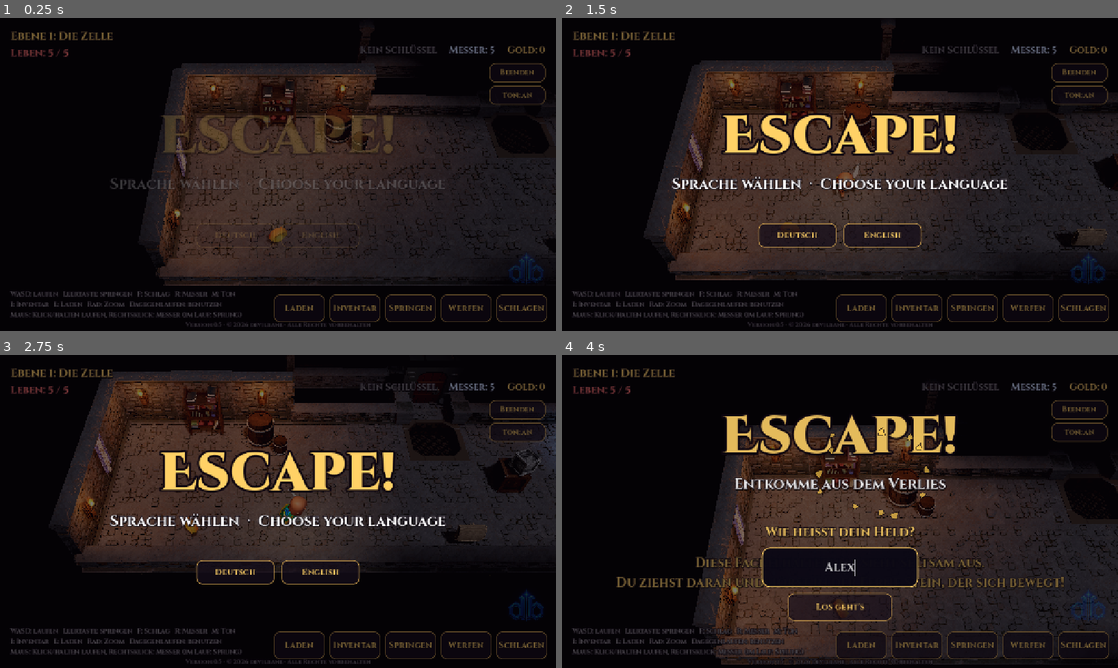
Above: before the commit, frames 1-4 (two rows, left to right).
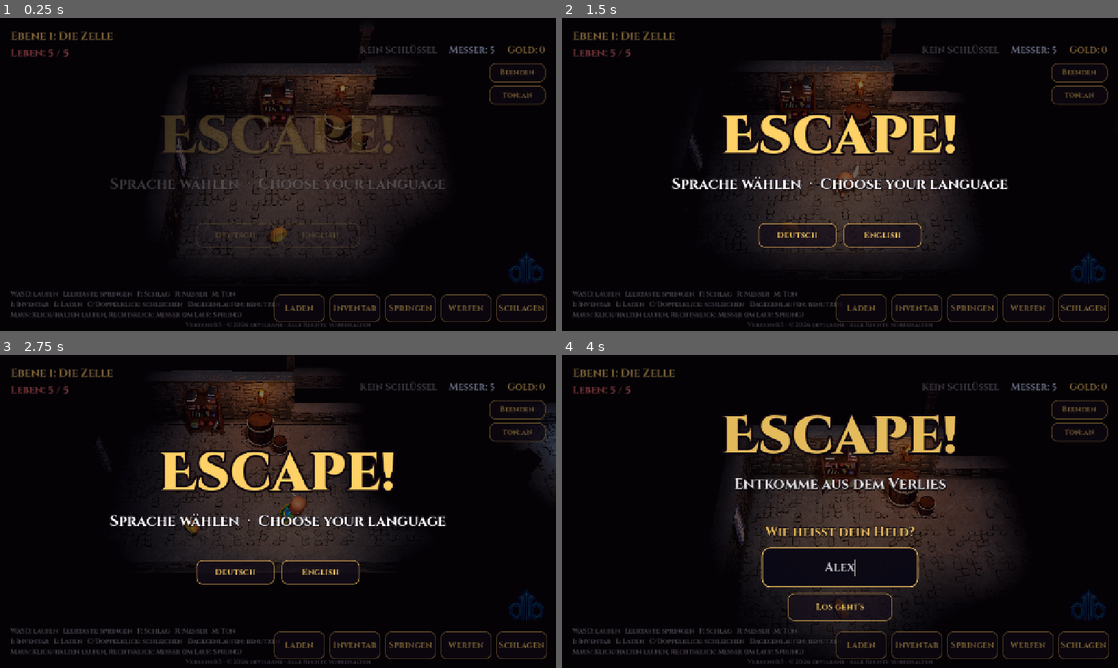
Above: after the commit, the same moments.

Repository: Devilbane/Escape
Game: Godot game, scene res://scenes/main.tscn
Two runs of this game, one before a commit and one after it. Both use one fixed random seed, a clock stepped at 60 frames per second and the inputs below.
Inputs (mouse positions are in pixels of both pictures, inside the frame that each line leads up to):
- Up to frame 1 (0.25 s): no input
- Up to frame 2 (1.5 s): tap Enter at 0.5 s; move the mouse to (962, 158) at 0.52 s; hold Right (ui_right) 0.53-1.28 s; tap C at 0.6, 1.35 s; click (962, 158) at 0.67 s; tap Space at 0.77 s; move the mouse to (728, 190) at 1.27 s; hold Down (ui_down) from 1.28 s (still down); click (728, 190) at 1.42 s
- Up to frame 3 (2.75 s): tap Space at 1.52 s; move the mouse to (333, 442) at 2.02 s; release Down (ui_down) at 2.03 s; hold Right (ui_right) from 2.03 s (still down); tap N at 2.1 s; click (333, 442) at 2.17 s; tap C at 2.3 s
- Up to frame 4 (4 s): move the mouse to (812, 574) at 2.77 s; release Right (ui_right) at 2.78 s; hold Up (ui_up) 2.78-3.5 s; tap 1 at 2.85 s; click (812, 574) at 2.92 s; tap Space at 3.02 s; tap C at 3.05 s; click (840, 567) at 3.52 s; type "Alex" at 3.6 s

The runs differ from the first frame. In frame 1, 16% of the frame differs, in the area x 16-100%, y 14-93%; in frame 2, 22%, in the area x 14-100%, y 13-93%; in frame 3, 19%; in frame 4, 19%.

Commit message:
Stealth: sneaking, sight cone and hearing, darkness, torches to light
- C or double click sneaks: 60% slower, silent, see-through, lantern hooded
- Skeletons see in a 120 degree cone, only by light; hear all around
  unless the hero sneaks or stands still; give up after 5 s and go home
- Torches start lit or cold; running into one lights or puts it out
- Dark tiles stay hidden except in the lantern's glow; skeletons there
  can be heard ("tapp")
- Skeletons pushed into furniture step back out
- Quit button works on the title and the naming screen
- Test bot: steps straight at targets the path finder cannot reach

Co-Authored-By: Claude Opus 5.5 <noreply@anthropic.com>
Claude-Session: https://claude.ai/code/session_01QGyVRgLkXQ7bY3FzbpWzyK

Diff:
--- a/scripts/enemy.gd
+++ b/scripts/enemy.gd
@@ -8,6 +8,15 @@
 signal died
 
 const SIGHT := 26.0
+## Noticing the hero. Eyes look ahead in a 120 degree cone and need light on
+## the hero (a burning torch nearby, or the lantern when not sneaking). Ears
+## hear all around, but not a hero who sneaks or stands still. Right up
+## close, a skeleton always notices.
+const SIGHT_CONE := deg_to_rad(60.0)
+const HEARING := 10.0
+const TOUCH := 2.2
+## Seconds a hunting skeleton searches after losing the hero before it gives up.
+const GIVE_UP := 5.0
 const POISON_CHANCE := 0.25
 ## Model, weapon, life, speed, damage, reach, scale and pause between attacks.
 const KINDS := {
@@ -43,6 +52,15 @@
 var _repath := 0.0
 var _knockback := Vector3.ZERO
 var _home := Vector3.ZERO
+## Where the hero was last noticed, and how long ago.
+var _last_known := Vector3.ZERO
+var _lost := 0.0
+## A guard at rest looks around now and then.
+var _look_angle := 0.0
+var _look_timer := 0.0
+var _step_timer := 0.0
+## How far the hero hears a skeleton walking in the dark.
+const HEARD_FROM := 16.0
 
 
 func _ready() -> void:
@@ -107,6 +125,9 @@
 	_play("Idle")
 	_home = global_position
 	_cooldown = randf_range(0.5, 1.5)
+	_look_angle = randf() * TAU
+	_model.rotation.y = _look_angle
+	_look_timer = randf_range(2.0, 5.0)
 
 
 ## How much wider than a normal skeleton this one is, so blades reach it.
@@ -181,7 +202,7 @@
 	if dead:
 		return
 	hp -= damage
-	_awake = true
+	_wake(from)
 	var away := global_position - from
 	away.y = 0.0
 	_knockback = away.normalized() * 9.0 / (_stats.size * _stats.size)
@@ -219,13 +240,23 @@
 	to_player.y = 0.0
 	var dist := to_player.length()
 	var sees := dist < SIGHT and level.has_line_of_sight(global_position, player.global_position)
-	if sees and not player.dead:
-		_awake = true
 	visible = level.fog.is_cell_visible(level.world_to_cell(global_position))
-
-	var move := Vector3.ZERO
-	if _awake and not player.dead and _busy <= 0.0:
-		if ranged and sees and dist < _stats.reach:
+	if not player.dead and _notices(player, to_player, dist, sees):
+		if not _awake:
+			Effects.float_text(level, global_position + Vector3(0, 3.4 * _stats.size, 0), "!", Color(1.0, 0.3, 0.2))
+		_wake(player.global_position)
+	elif _awake:
+		_lost += delta
+		if _lost > GIVE_UP or player.dead:
+			_awake = false
+			_path.clear()
+			_repath = 0.0
+
+	var move := _step_out() if _busy <= 0.0 else Vector3.ZERO
+	if move != Vector3.ZERO:
+		pass # Out of the furniture first.
+	elif _awake and not player.dead and _busy <= 0.0:
+		if ranged and sees and _lost <= 0.0 and dist < _stats.reach:
 			_face(to_player)
 			if _cooldown <= 0.0:
 				_shoot(player)
@@ -237,9 +268,9 @@
 			if _repath <= 0.0 or _path.is_empty():
 				_repath = 0.5
 				_path.clear()
-				for c in level.astar.get_id_path(level.world_to_cell(global_position), level.world_to_cell(player.global_position), true).slice(1):
+				for c in level.astar.get_id_path(level.world_to_cell(global_position), level.world_to_cell(_last_known), true).slice(1):
 					_path.append(level.cell_to_world(c))
-				if sees and _path.size() <= 1:
+				if _lost <= 0.0 and sees and _path.size() <= 1:
 					_path.clear()
 					_path.append(player.global_position)
 			if not _path.is_empty():
@@ -249,6 +280,10 @@
 					_path.remove_at(0)
 				else:
 					move = to.normalized()
+			elif _lost > 0.0:
+				_look_around(delta)
+	elif not _awake and not dead:
+		move = _rest(delta)
 	velocity = move * float(_stats.speed) + _knockback
 	velocity.y = -9.0
 	_knockback = _knockback.move_toward(Vector3.ZERO, delta * 40.0)
@@ -258,9 +293,85 @@
 	if _busy > 0.0:
 		return
 	_play("Running_A" if move != Vector3.ZERO else "Idle")
+	_footfalls(delta, move != Vector3.ZERO, dist)
 	# Feet keep pace with the ground; bigger skeletons take longer strides.
 	var ground_speed := Vector2(get_real_velocity().x, get_real_velocity().z).length()
 	_anim.speed_scale = clampf(ground_speed / (Player.RUN_ANIM_SPEED * float(_stats.size)), 0.5, 2.5) if _current_anim == "Running_A" else 1.0
+
+
+## A skeleton hidden in the dark can still be heard: footsteps and a faint
+## mark where they sound.
+func _footfalls(delta: float, moving: bool, dist: float) -> void:
+	_step_timer -= delta
+	if visible or not moving or dist > HEARD_FROM or _step_timer > 0.0:
+		return
+	_step_timer = 0.8
+	Sfx.play(level, "step_%d" % (randi() % 3), -10.0, global_position)
+	Effects.float_text(level, global_position + Vector3(0, 1.0, 0), Lang.t("tapp"), Color(0.7, 0.7, 0.75, 0.6))
+
+
+## Pushed into a tile with a pillar or furniture, where neither paths nor
+## the hero's blade reach well: walk out to the nearest free tile.
+func _step_out() -> Vector3:
+	var cell := level.world_to_cell(global_position)
+	if not level.astar.is_in_boundsv(cell) or not level.astar.is_point_solid(cell):
+		return Vector3.ZERO
+	for d in Level.DIRS:
+		if level.astar.is_in_boundsv(cell + d) and not level.astar.is_point_solid(cell + d):
+			var to := level.cell_to_world(cell + d) - global_position
+			to.y = 0.0
+			return to.normalized()
+	return Vector3.ZERO
+
+
+## Whether the skeleton sees or hears the hero right now.
+func _notices(player: Player, to_player: Vector3, dist: float, sees: bool) -> bool:
+	if dist < TOUCH:
+		return true
+	if dist < HEARING and player.is_noisy():
+		return true
+	if not sees or not player.is_lit():
+		return false
+	var ahead := Vector3(sin(_model.rotation.y), 0, cos(_model.rotation.y))
+	# Once hunting, a skeleton keeps its eyes on the hero all around.
+	return _awake or ahead.angle_to(to_player) <= SIGHT_CONE
+
+
+## Starts or keeps up the hunt, heading for where the hero was noticed.
+func _wake(at: Vector3) -> void:
+	_awake = true
+	_lost = 0.0
+	_last_known = at
+
+
+## Off the hunt: walk back to the post, then stand guard and look around.
+func _rest(delta: float) -> Vector3:
+	var to_home := _home - global_position
+	to_home.y = 0.0
+	if to_home.length() < 1.0:
+		_path.clear()
+		_look_around(delta)
+		return Vector3.ZERO
+	if _repath <= 0.0 or _path.is_empty():
+		_repath = 1.0
+		_path.clear()
+		for c in level.astar.get_id_path(level.world_to_cell(global_position), level.world_to_cell(_home), true).slice(1):
+			_path.append(level.cell_to_world(c))
+		_path.append(_home)
+	var to := _path[0] - global_position
+	to.y = 0.0
+	if to.length() < 0.4:
+		_path.remove_at(0)
+		return Vector3.ZERO
+	return to.normalized() * 0.6
+
+
+func _look_around(delta: float) -> void:
+	_look_timer -= delta
+	if _look_timer <= 0.0:
+		_look_timer = randf_range(2.5, 5.0)
+		_look_angle = _model.rotation.y + randf_range(-PI * 0.75, PI * 0.75)
+	_model.rotation.y = lerp_angle(_model.rotation.y, _look_angle, 1.0 - exp(-3.0 * delta))
 
 
 func _face(dir: Vector3, delta := -1.0) -> void:
--- a/scripts/fog.gd
+++ b/scripts/fog.gd
@@ -5,6 +5,9 @@
 
 const SIGHT_RADIUS := 8
 const FADE_SPEED := 6.0
+## How far the hero's own lantern lights up the dark, hooded or not.
+const LANTERN_REACH := 7.0
+const HOODED_REACH := 4.0
 
 var level: Level
 var _visible_target := PackedFloat32Array()
@@ -55,7 +58,12 @@
 			var c := Vector2i(x, y)
 			if (c - center).length() > SIGHT_RADIUS + 0.5:
 				continue
-			if level.has_line_of_sight(origin, level.cell_to_world(c)):
+			# Without a torch nearby a tile is dark: only the lantern shows it.
+			var spot := level.cell_to_world(c)
+			var reach := HOODED_REACH if level.player.sneaking else LANTERN_REACH
+			if Vector2(spot.x - origin.x, spot.z - origin.z).length() > reach and not level.is_lit(spot):
+				continue
+			if level.has_line_of_sight(origin, spot):
 				var i := y * level.width + x
 				_visible_target[i] = 1.0
 				_explored[i] = 1.0
--- a/scripts/game.gd
+++ b/scripts/game.gd
@@ -223,7 +223,7 @@
 	_coin_label = _make_label(TEXT_FONT, 22, GOLD)
 	row.add_child(_coin_label)
 
-	var quit := _make_button(Lang.t("Beenden"), func(): if state == State.PLAYING and player.can_act() and not menus.is_open(): menus.open("beenden"))
+	var quit := _make_button(Lang.t("Beenden"), _on_quit_pressed)
 	quit.custom_minimum_size = Vector2(130, 44)
 	quit.add_theme_font_size_override("font_size", 17)
 	quit.set_anchors_preset(Control.PRESET_TOP_RIGHT)
@@ -258,7 +258,7 @@
 	_hud.add_child(_message)
 
 	var help := _make_label(TEXT_FONT, 15, Color(1, 1, 1, 0.55))
-	help.text = Lang.t("WASD: laufen   Leertaste: springen   F: Schlag   R: Messer   M: Ton\nI: Inventar   L: Laden   Rad: Zoom   Dagegenlaufen: benutzen\nMaus: Klick/halten laufen, Rechtsklick: Messer (im Lauf: Sprung)")
+	help.text = Lang.t("WASD: laufen   Leertaste: springen   F: Schlag   R: Messer   M: Ton\nI: Inventar   L: Laden   C/Doppelklick: schleichen   Dagegenlaufen: benutzen\nMaus: Klick/halten laufen, Rechtsklick: Messer (im Lauf: Sprung)")
 	help.set_anchors_preset(Control.PRESET_BOTTOM_LEFT)
 	help.grow_vertical = Control.GROW_DIRECTION_BEGIN
 	help.offset_left = 24
@@ -682,6 +682,20 @@
 		_sound_button.text = Lang.t("Ton: aus") if Sfx.muted else Lang.t("Ton: an")
 
 
+## In the game the quit button asks first. On the title and while naming the
+## hero it leaves at once: the desktop version closes, the browser goes back
+## to the title.
+func _on_quit_pressed() -> void:
+	if state == State.PLAYING:
+		if player.can_act() and not menus.is_open():
+			menus.open("beenden")
+	elif state == State.TITLE:
+		if not OS.has_feature("web"):
+			get_tree().quit()
+		elif _name_box.visible:
+			get_tree().reload_current_scene()
+
+
 ## Leaves the game for the title screen. A browser tab cannot close itself,
 ## so only the desktop version quits outright.
 func quit_game() -> void:
@@ -853,9 +867,23 @@
 		_update_hud()
 
 
-## Running into an object searches it.
+## Double click or C: sneak (slow, silent, hard to see) or walk normally.
+func _toggle_sneak() -> void:
+	if player.dead or not player.controllable:
+		return
+	player.set_sneaking(not player.sneaking)
+	show_message(Lang.t("Du schleichst. Im Dunkeln sieht dich keiner.") if player.sneaking else Lang.t("Du gehst wieder normal."), 1.6)
+
+
+## Running into an object searches it, running into a torch lights it or
+## puts it out.
 func _on_player_bumped(point: Vector3) -> void:
 	if state != State.PLAYING or not player.can_act():
+		return
+	var torch := level.torch_touched(point)
+	if not torch.is_empty():
+		level.set_torch(torch, not torch.on)
+		Sfx.play(self, "swing", -6.0)
 		return
 	var station := level.station_at(point)
 	if not station.is_empty():
@@ -1135,6 +1163,8 @@
 							menus.open("laden")
 					KEY_M:
 						_toggle_sound()
+					KEY_C:
+						_toggle_sneak()
 					KEY_ESCAPE:
 						if player.can_act():
 							menus.open("beenden")
@@ -1149,7 +1179,10 @@
 					else:
 						player.throw_knife(point)
 				elif event.button_index == MOUSE_BUTTON_LEFT:
-					_click(point)
+					if event.double_click:
+						_toggle_sneak()
+					else:
+						_click(point)
 
 
 func _mouse_to_floor(screen_pos: Vector2):
--- a/scripts/lang.gd
+++ b/scripts/lang.gd
@@ -46,8 +46,11 @@
 	"Entkommen": "Escaped",
 	"Alle Rechte vorbehalten": "All rights reserved",
 	# HUD and help
-	"WASD: laufen   Leertaste: springen   F: Schlag   R: Messer   M: Ton\nI: Inventar   L: Laden   Rad: Zoom   Dagegenlaufen: benutzen\nMaus: Klick/halten laufen, Rechtsklick: Messer (im Lauf: Sprung)":
-		"WASD: walk   Space: jump   F: strike   R: knife   M: sound\nI: inventory   L: load   Wheel: zoom   Run into things: use\nMouse: click/hold to walk, right click: knife (running: jump)",
+	"WASD: laufen   Leertaste: springen   F: Schlag   R: Messer   M: Ton\nI: Inventar   L: Laden   C/Doppelklick: schleichen   Dagegenlaufen: benutzen\nMaus: Klick/halten laufen, Rechtsklick: Messer (im Lauf: Sprung)":
+		"WASD: walk   Space: jump   F: strike   R: knife   M: sound\nI: inventory   L: load   C/double click: sneak   Run into things: use\nMouse: click/hold to walk, right click: knife (running: jump)",
+	"Du schleichst. Im Dunkeln sieht dich keiner.": "You sneak. In the dark nobody sees you.",
+	"Du gehst wieder normal.": "You walk normally again.",
+	"tapp": "tap",
 	"Inventar": "Inventory",
 	"Springen": "Jump",
 	"Werfen": "Throw",
--- a/scripts/level.gd
+++ b/scripts/level.gd
@@ -107,6 +107,14 @@
 var _scenes := {}
 var _time := 0.0
 var _torches: Array = []
+## Lights that always burn: the stairs, shrines and fountains.
+var _light_spots: Array[Vector3] = []
+## Chance that a wall torch burns when the level starts.
+const TORCH_LIT_CHANCE := 0.5
+## How far a light reaches far enough to see someone by.
+const LIGHT_REACH := 8.0
+## How close to a torch's wall the hero must run to reach it.
+const TORCH_TOUCH := 1.6
 var _spikes: Array = []
 var _pickups: Array = []
 var interactables: Array = []
@@ -600,8 +608,47 @@
 	light.omni_attenuation = 1.3
 	light.position = Vector3(0, 1.0, 1.0)
 	holder.add_child(light)
-	_torches.append({"light": light, "seed": _rng.randf() * 100.0})
+	# Some torches burn, some are cold: a new mix every run.
+	var torch := {"light": light, "flame": flame, "holder": holder, "wall_pos": wall_pos, "seed": _rng.randf() * 100.0, "on": true, "touched": -10.0}
+	_torches.append(torch)
+	set_torch(torch, randf() < TORCH_LIT_CHANCE)
 	return holder
+
+
+## Lights or puts out a torch.
+func set_torch(torch: Dictionary, on: bool) -> void:
+	torch.on = on
+	torch.light.visible = on
+	torch.flame.visible = on
+	torch.flame.emitting = on
+
+
+## The torch on the wall the hero runs into, only when the run against the
+## wall starts (not while pressing on). Empty otherwise.
+func torch_touched(point: Vector3) -> Dictionary:
+	for t in _torches:
+		if not is_instance_valid(t.holder):
+			continue
+		if Vector2(point.x - t.wall_pos.x, point.z - t.wall_pos.z).length() < TORCH_TOUCH:
+			var fresh: bool = _time - t.touched > 0.4
+			t.touched = _time
+			return t if fresh else {}
+	return {}
+
+
+## Whether a burning torch, the stairs, a shrine or the fountain lights a spot.
+func is_lit(pos: Vector3) -> bool:
+	for t in _torches:
+		if t.on and is_instance_valid(t.light) and _flat_distance(pos, t.light.global_position) < LIGHT_REACH:
+			return true
+	for spot in _light_spots:
+		if _flat_distance(pos, spot) < LIGHT_REACH:
+			return true
+	return false
+
+
+func _flat_distance(a: Vector3, b: Vector3) -> float:
+	return Vector2(a.x - b.x, a.z - b.z).length()
 
 
 func _build_key(pos: Vector3) -> void:
@@ -693,6 +740,7 @@
 	motes.position = pos + Vector3(0, 2.0, 0)
 	add_child(motes)
 	_add_solid(pos, Vector3(2.2, 2, 2.2))
+	_light_spots.append(pos)
 	stations.append({"kind": "schrein", "cell": c, "pos": pos, "used": false, "orb": orb, "light": light, "motes": motes})
 
 
@@ -750,6 +798,7 @@
 	glow.position = pos + Vector3(0, 2.0, 0)
 	add_child(glow)
 	_add_solid(pos, Vector3(3.0, 2, 3.0))
+	_light_spots.append(pos)
 	stations.append({"kind": "brunnen", "cell": c, "pos": pos, "used": false})
 
 
@@ -974,6 +1023,7 @@
 	light.omni_range = 10.0
 	light.position = pos + Vector3(0, 6.0, -2.5)
 	add_child(light)
+	_light_spots.append(pos)
 	var motes := Effects.make_sparkles(Color(0.7, 0.85, 1.0))
 	motes.position = pos + Vector3(0, 2.5, -1.0)
 	add_child(motes)
@@ -1001,6 +1051,7 @@
 	_update_spikes(delta)
 	if player == null or finished:
 		return
+	player.in_shadow = not is_lit(player.global_position)
 	_check_pickups()
 	_check_doors()
 	_check_secrets()
--- a/scripts/player.gd
+++ b/scripts/player.gd
@@ -55,6 +55,15 @@
 ## Speed carried through the air by a running jump.
 var _air_momentum := Vector3.ZERO
 var path: Array[Vector3] = []
+## Sneaking: much slower, but silent, with the lantern hooded, and see-through
+## (more so in the dark). Skeletons cannot hear a sneaking hero.
+var sneaking := false
+## Set by the level each frame: no light falls on the hero but the lantern.
+var in_shadow := false
+const SNEAK_SPEED := 0.4
+const SNEAK_ANIM := "Walking_C"
+var _lantern: OmniLight3D
+var _shown_alpha := -1.0
 
 var _model: Node3D
 var _anim: AnimationPlayer
@@ -92,17 +101,66 @@
 	_add_cape_logo()
 	_add_trim()
 	_anim = _model.find_child("AnimationPlayer", true, false)
-	for a in ["Idle", "Running_A", "Walking_A", "Jump_Idle"]:
+	for a in ["Idle", "Running_A", "Walking_A", "Jump_Idle", SNEAK_ANIM]:
 		_anim.get_animation(a).loop_mode = Animation.LOOP_LINEAR
 	play("Idle")
 
 	# A warm lantern glow around the hero, so the way ahead is never pitch black.
-	var lantern := OmniLight3D.new()
-	lantern.light_color = Color(1.0, 0.75, 0.5)
-	lantern.light_energy = 1.1
-	lantern.omni_range = 8.5
-	lantern.position = Vector3(0, 3.2, 0.6)
-	add_child(lantern)
+	_lantern = OmniLight3D.new()
+	_lantern.light_color = Color(1.0, 0.75, 0.5)
+	_lantern.light_energy = 1.1
+	_lantern.omni_range = 8.5
+	_lantern.position = Vector3(0, 3.2, 0.6)
+	add_child(_lantern)
+
+
+## Switches between walking normally and sneaking.
+func set_sneaking(on: bool) -> void:
+	sneaking = on
+	# A hooded lantern: just enough to see the floor, too little to be seen by.
+	_lantern.light_energy = 0.45 if on else 1.1
+	_lantern.omni_range = 5.0 if on else 8.5
+
+
+## Whether skeletons could see the hero by some light, the lantern included.
+func is_lit() -> bool:
+	return not sneaking or not in_shadow
+
+
+## Whether the hero makes noise: moving without sneaking.
+func is_noisy() -> bool:
+	return not sneaking and (Vector2(velocity.x, velocity.z).length() > 0.5 or not is_on_floor())
+
+
+## Fades the hero while sneaking, and further in the shadows.
+func _update_sneak_look() -> void:
+	var alpha := 0.0
+	if sneaking:
+		alpha = 0.65 if in_shadow else 0.4
+	if is_equal_approx(alpha, _shown_alpha):
+		return
+	_shown_alpha = alpha
+	for mesh: MeshInstance3D in _model.find_children("*", "MeshInstance3D", true, false):
+		if mesh.material_override is ShaderMaterial:
+			# A tinted part: swap in the shader that can fade.
+			var tinted := mesh.material_override as ShaderMaterial
+			tinted.shader = TINT_FADE_SHADER if alpha > 0.0 else TINT_SHADER
+			tinted.set_shader_parameter("fade", alpha)
+			continue
+		if mesh.mesh == null:
+			continue
+		for i in mesh.mesh.get_surface_count():
+			var mat := mesh.get_surface_override_material(i) as StandardMaterial3D
+			if mat == null:
+				if alpha <= 0.0:
+					continue # Never faded: nothing to undo.
+				var base := mesh.mesh.surface_get_material(i) as StandardMaterial3D
+				if base == null:
+					continue
+				mat = base.duplicate()
+				mesh.set_surface_override_material(i, mat)
+			mat.transparency = BaseMaterial3D.TRANSPARENCY_ALPHA if alpha > 0.0 else BaseMaterial3D.TRANSPARENCY_DISABLED
+			mat.albedo_color.a = 1.0 - alpha
 
 
 ## A golden cord along the edge of the cape, and a white feather at the head.
@@ -221,7 +279,7 @@
 
 ## True while the hero is moving under its own steam.
 func is_running() -> bool:
-	return Vector2(velocity.x, velocity.z).length() > SPEED * 0.4
+	return not sneaking and Vector2(velocity.x, velocity.z).length() > SPEED * 0.4
 
 
 ## A jump from a run keeps its momentum and flies further the faster the
@@ -387,9 +445,11 @@
 	_show_tint("umhang", ["Rogue_Cape"])
 	_show_tint("ruestung", ["Rogue_Body"])
 	_show_tint("schuhe", ["Rogue_LegLeft", "Rogue_LegRight"])
+	_shown_alpha = -1.0 # New parts: fade them too if sneaking.
 
 
 const TINT_SHADER := preload("res://shaders/tint.gdshader")
+const TINT_FADE_SHADER := preload("res://shaders/tint_fade.gdshader")
 
 
 ## Colours the hero's cloak, body or legs after the worn cloak, armour or shoes.
@@ -607,20 +667,21 @@
 				to.y = 0.0
 				dir = to.normalized()
 	var vy := velocity.y - GRAVITY * delta
-	velocity = dir * speed + _knockback
+	var pace := speed * (SNEAK_SPEED if sneaking else 1.0)
+	velocity = dir * pace + _knockback
 	if _air_momentum != Vector3.ZERO:
 		if is_on_floor() and vy <= 0.0:
 			_air_momentum = Vector3.ZERO
 		else:
 			# In the air the run carries on; steering only nudges it.
-			velocity = _air_momentum + dir * speed * 0.25 + _knockback
+			velocity = _air_momentum + dir * pace * 0.25 + _knockback
 	velocity.y = vy
 	_knockback = _knockback.move_toward(Vector3.ZERO, delta * 45.0)
 	var before := global_position
 	move_and_slide()
 	# Walking a path but pressed against something, like a door frame: first
 	# step back to the middle of the tile, and give the path up if that fails.
-	if not path.is_empty() and dir != Vector3.ZERO and (global_position - before).length() < speed * delta * 0.2:
+	if not path.is_empty() and dir != Vector3.ZERO and (global_position - before).length() < pace * delta * 0.2:
 		_stuck_time += delta
 		var middle := level.cell_to_world(level.world_to_cell(global_position))
 		if _stuck_time > 0.15 and not _sidestepped and Vector2(middle.x - global_position.x, middle.z - global_position.z).length() > 0.4:
@@ -652,10 +713,14 @@
 	var ground_speed := Vector2(get_real_velocity().x, get_real_velocity().z).length()
 	_anim.speed_scale = clampf(ground_speed / RUN_ANIM_SPEED, 0.5, 2.5) if _current_anim == "Running_A" else 1.0
 	_footsteps(ground_speed)
+	_update_sneak_look()
 	if _busy > 0.0 or _anim_hold > 0.0 or not controllable or dead:
 		return
 	if not is_on_floor():
 		if _current_anim != "Jump_Full_Short":
 			play("Jump_Idle")
 		return
-	play("Running_A" if dir != Vector3.ZERO else "Idle")
+	if dir == Vector3.ZERO:
+		play("Idle")
+	else:
+		play(SNEAK_ANIM if sneaking else "Running_A")
--- /dev/null
+++ b/shaders/tint_fade.gdshader
@@ -0,0 +1,19 @@
+shader_type spatial;
+// Recolours a textured part of the hero (cloak, armour, shoes): keeps the
+// light and dark of the texture but swaps its colour for the tint. This
+// version fades the part, for a sneaking hero.
+
+uniform sampler2D tex : source_color, filter_linear_mipmap;
+uniform vec3 tint : source_color = vec3(1.0);
+uniform float metal = 0.0;
+
+uniform float fade = 0.0;
+
+void fragment() {
+	vec3 c = texture(tex, UV).rgb;
+	float light = dot(c, vec3(0.3, 0.59, 0.11));
+	ALBEDO = tint * (0.45 + light * 1.4);
+	METALLIC = metal;
+	ROUGHNESS = 1.0 - metal * 0.6;
+	ALPHA = 1.0 - fade;
+}
--- a/tests/play_all_levels.gd
+++ b/tests/play_all_levels.gd
@@ -72,7 +72,7 @@
 	for e in lvl.enemies:
 		if is_instance_valid(e) and not e.dead and lvl.has_line_of_sight(player.global_position, e.global_position):
 			var d := player.global_position.distance_to(e.global_position)
-			if d < 2.6:
+			if d < Player.MELEE_RANGE + e.girth() - 0.2:
 				player.melee()
 				return false
 			if d < 14.0:
@@ -83,6 +83,9 @@
 					player.path.assign([e.global_position])
 				elif player.path.is_empty():
 					player.walk_to(e.global_position)
+					if player.path.is_empty():
+						# It stands where the path finder cannot go (by a pillar): step straight at it.
+						player.path.assign([e.global_position])
 				return false
 
 	if timer < 0.4 or not player.path.is_empty():
@@ -116,6 +119,9 @@
 			var path := lvl.astar.get_id_path(lvl.world_to_cell(player.global_position), obj.cell, true)
 			if not path.is_empty() and lvl.cell_to_world(path[-1]).distance_to(obj.pos) <= Level.SEARCH_RANGE:
 				player.walk_to(obj.pos)
+				if player.path.is_empty():
+					# Right next to it but off to one side: run into it like a player.
+					player.path.assign([obj.pos])
 				return false
 	if not lvl.has_key and not lvl._doors.all(func(d): return d.open):
 		player.walk_to(_cell_of("K"))
Not shown, added: shaders/tint_fade.gdshader.uid
Not shown, changed: README.md
